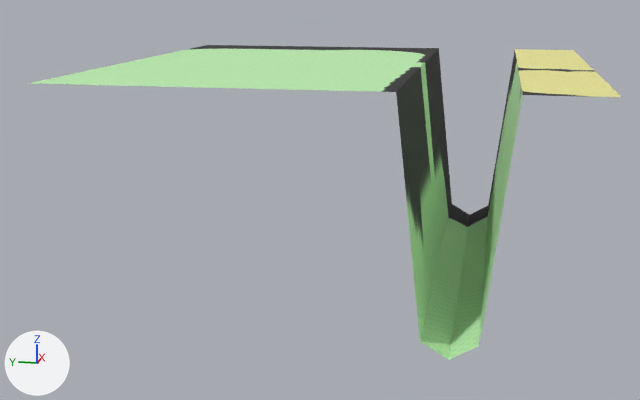
Renders of the FBX model client/Norumac2/Client/Resource/Mesh/town12.FBX from each side of a commit.
Before and after are seen from a 50 mm lens placed at (-193.4, -31.1, 17.3), pointed at (-3.2, 6.9, -30.3). The axes (+X, +Y, +Z) are drawn at lower left. The lights are the same throughout. Where no turn or scale is listed for an object, it has been applied to the vertices.
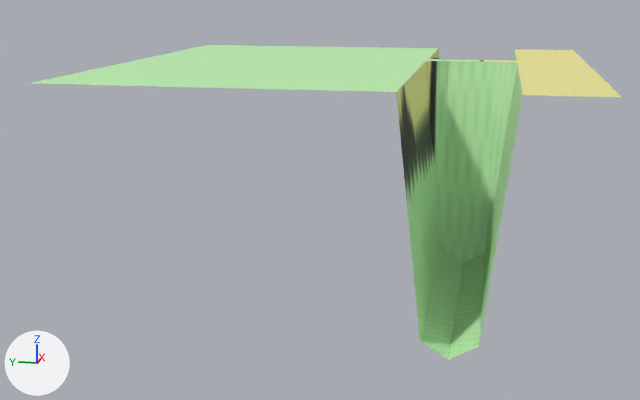
Location of each change, [x1, y1, x2, y2] in pixels of the pictures (640 x 400 px; the box of a moved part takes in the faces that stretch with it):
'Object022', recoloured, reshaped, surface changed: [31, 45, 621, 360] in both
part 1 of me_mesh, moved or reshaped: before [425, 58, 517, 263]; after [425, 57, 517, 263]
part 2 of me_mesh, surface changed: [31, 45, 621, 360] in both

The change in detail:
Picture 'town13.png' (img_town13_png) is new.
Material '16 - Default' (mat_16___default) is new.
Its texture is img_town13_png (with its transparency).
Its roughness is 0.859.
me_mesh has 441 vertices, 400 faces and spans x -50.0..50.0, y -50.0..50.0, z -45.8..0.0.
me_mesh is used by ob_object022; location (0.0, 0.0, 0.0).
Before the commit, vertices of me_mesh: 96 (10.0, -30.0, -42.8) at pixel (485, 246), 97 (15.0, -30.0, -42.8) at pixel (485, 240), 138 (10.0, -20.0, -42.8) at pixel (442, 243), 139 (15.0, -20.0, -42.8) at pixel (443, 237).
me_mesh no longer uses material mat_17___default (picture img_town12_png).
Part 1, on me_mesh:
Vertices 96, 97, 138, 139 of me_mesh move by (0.0, 0.0, 42.8).
Vertex 117 of me_mesh moves from (10.0, -25.0, -45.8) at pixel (463, 257) to (10.0, -25.0, 0.0) at pixel (471, 61).
Vertex 118 of me_mesh moves from (15.0, -25.0, -45.8) at pixel (464, 250) to (15.0, -25.0, 0.0) at pixel (472, 59).
me_mesh part 2: texture (UV) coordinates of 400 of 400 faces, centred in x -47.5..47.5, y -47.5..47.5, z -44.3..0.0, changed; they spanned u 0.07..0.93, v 0.03..0.96 and now span u 0.03..0.86, v 0.03..0.96.
me_mesh now uses material mat_16___default (picture img_town13_png).
